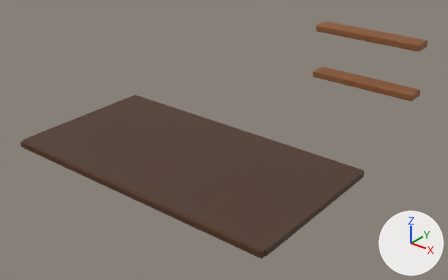
The glTF model public/assets/models/room-furnishings.glb as it was, and as the next commit left it.
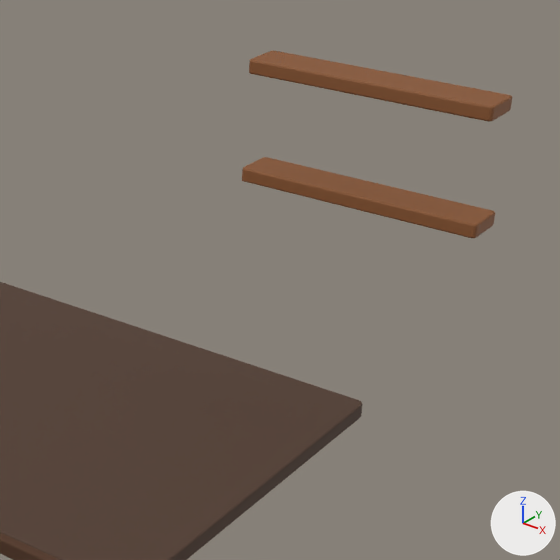
Each version appears first whole from a 50 mm camera at (9.12, -12.83, 9.85) aimed at (-0.18, -1.2, 2.64), and next in a close-up on the part from 47% to 100% of the width and 0% to 85% of the height. Lighting does not change. The marker at lower right points along +X, +Y and +Z. The first two pictures are the older version. Where no turn or scale is listed for an object, it has been applied to the vertices.

In view in the first close-up: 'DeskFrontEdge', 'DeskTop', 'Shelf1', 'Shelf2'.
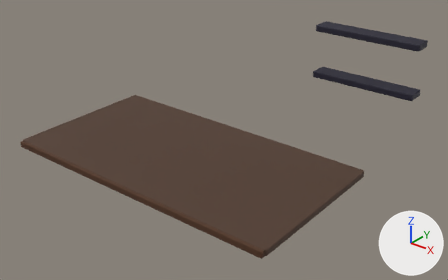
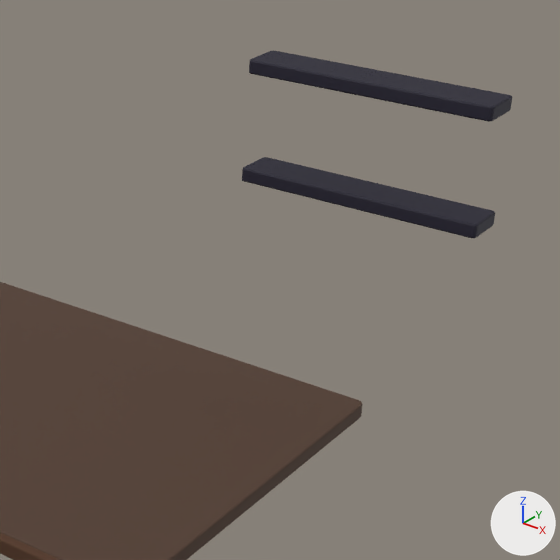
Location of each change, (x1, y1, x2, y2) in pixels of the close-ups (560 x 560 px):
'Shelf2', recoloured (brown to dark blue): (242, 157, 495, 238) in both
'Shelf1', recoloured (brown to dark blue): (249, 50, 512, 122) in both

Patch to the scene script:
```diff
--- a/public/assets/models/room-furnishings.glb.py
+++ b/public/assets/models/room-furnishings.glb.py
@@ mat_material_0 @@
 mat_material_0 = principled_material('Material_0')
-mat_material_0.base_color = (0.25, 0.0908, 0.0273)  # brown #89552e
+mat_material_0.base_color = (0.013, 0.011, 0.0273)  # dark blue #1e1b2e
 mat_material_0.roughness = 0.68
```
